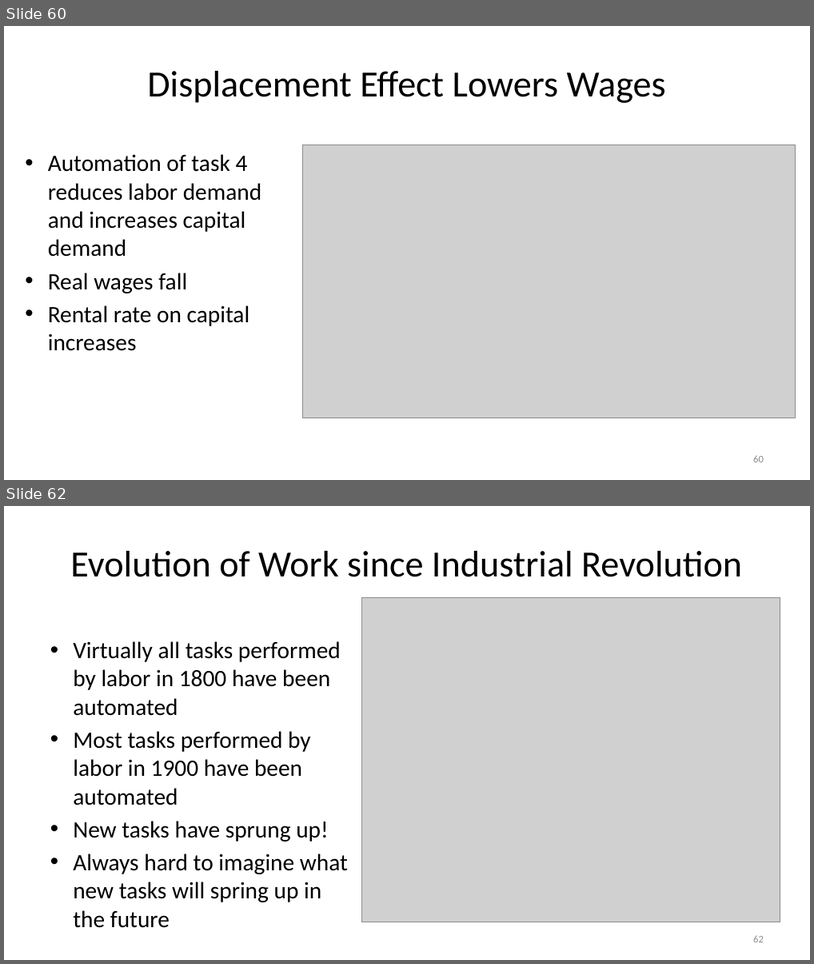
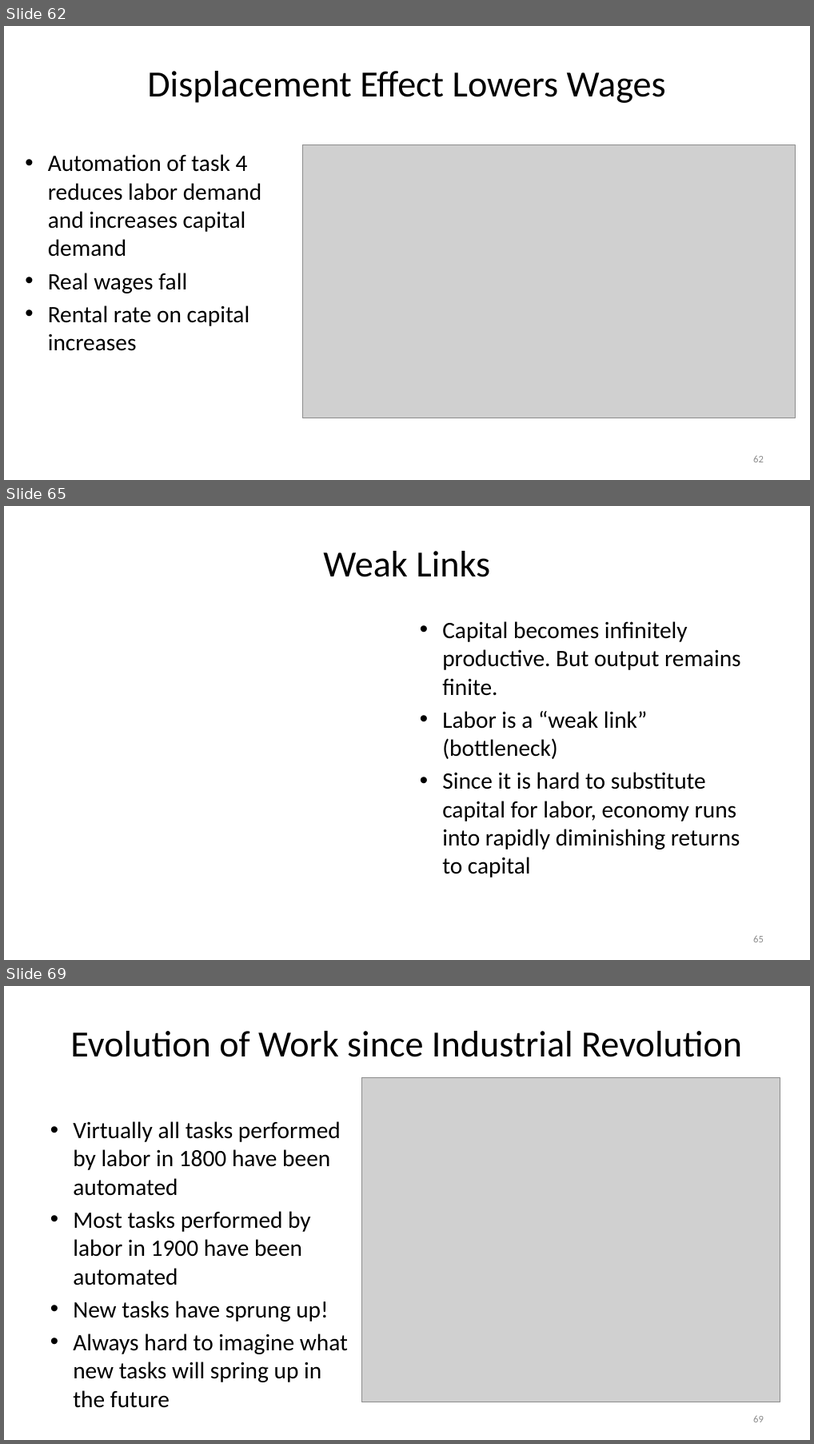
Before and after one commit to jonsteinsson/jonsteinsson.github.io, a slide deck: static/teaching/ProductionSlides.pptx. Shown one above the other, each under a label of ours: slides 60 and 62 before the commit, slides 62, 65 and 69 after it; the slides between them are not shown. The pictures are 814x964 and 814x1444 pixels, drawn with LibreOffice and Linux fonts; fonts in the diff are those of the drawing; grey boxes stand for pictures. Boxes give left, top, right and bottom in pixels: in the first picture for what was removed or moved away, otherwise in the second. Text is boxed around its words. In the diff, an @@ line names an element or a change of style, - is before the commit and + after.

```diff
--- a/static/teaching/ProductionSlides.pptx
+++ b/static/teaching/ProductionSlides.pptx
@@ slide 65 added at (4, 506, 810, 960), background #FFFFFF @@
@@ title added at (323, 551, 490, 577), 44 pt, text #000000 @@
+Weak Links
@@ text added at (442, 621, 742, 877), 28 pt, text #000000 @@
+• Capital becomes infinitely productive. But output remains finite.
+• Labor is a “weak link” (bottleneck)
+• Since it is hard to substitute capital for labor, economy runs into rapidly diminishing returns to capital
@@ page number added at (754, 935, 764, 942), 12 pt, text #8C8C8C @@
+65
@@ what was slide 60 is now slide 62 @@
@@ page number at (754, 455, 764, 462): text changed @@
-60
+62
@@ what was slide 62 is now slide 69 @@
@@ page number at (754, 1415, 764, 1422): text changed @@
-62
+69
```
Also in this commit, not shown: 5 slides changed, 8 other slides added, 2 slides removed, 1 other file.
